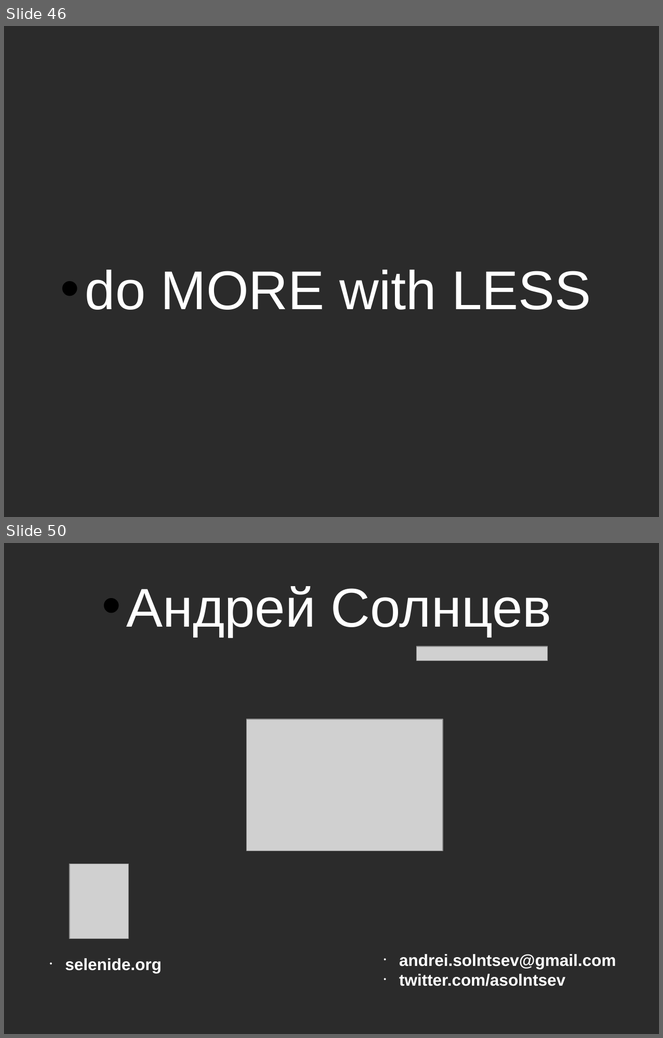
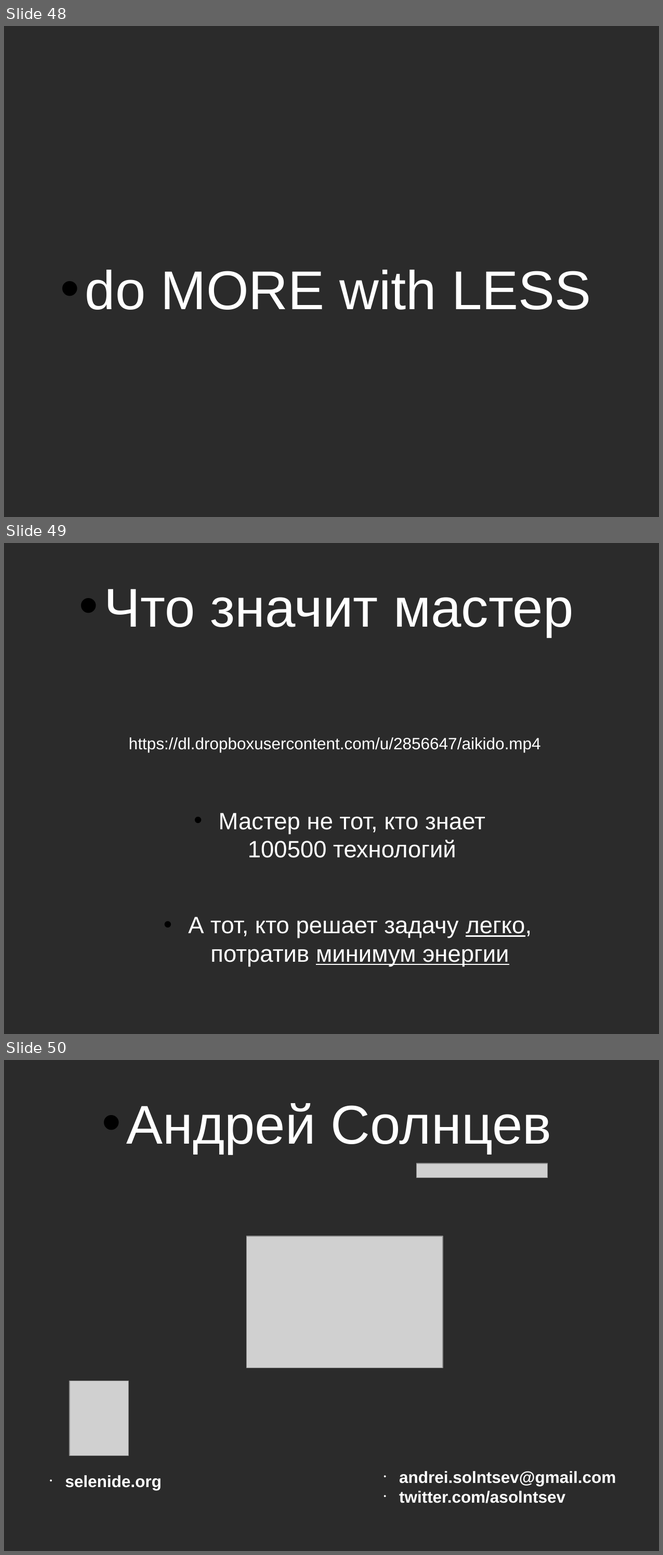
Before and after one commit to asolntsev/presentations, a slide deck: ui-tests/the_fast_and_the_continuous.seleniumcamp2014.odp. Shown one above the other, each under a label of ours: slides 46 and 50 before the commit, slides 48, 49 and 50 after it; the slides between them are not shown. The pictures are 663x1038 and 663x1555 pixels, drawn with LibreOffice and Linux fonts; fonts in the diff are those of the drawing; grey boxes stand for pictures; background and template pictures are left out; a plain dark background stands for a picture behind light text. Boxes give left, top, right and bottom in pixels: in the first picture for what was removed or moved away, otherwise in the second. Text is boxed around its words. In the diff, an @@ line names an element or a change of style, - is before the commit and + after.

```diff
--- a/ui-tests/the_fast_and_the_continuous.seleniumcamp2014.odp
+++ b/ui-tests/the_fast_and_the_continuous.seleniumcamp2014.odp
@@ slide 49 added at [4, 543, 659, 1034], background picture (left out) @@
@@ text added at [104, 589, 574, 637], 60 pt, text #FFFFFF @@
+• Что значит мастер
@@ text added at [129, 737, 541, 753], 18 pt, text #FFFFFF @@
+https://dl.dropboxusercontent.com/u/2856647/aikido.mp4
@@ text added at [219, 813, 486, 858], 26 pt, text #FFFFFF @@
+• Мастер не тот, кто знает
+  100500 технологий
@@ text added at [188, 917, 532, 967], 26 pt, text #FFFFFF @@
+• А тот, кто решает задачу легко,
+  потратив минимум энергии
@@ what was slide 46 is now slide 48 @@
```
Also in this commit, not shown: 6 slides changed, 1 slide removed.
